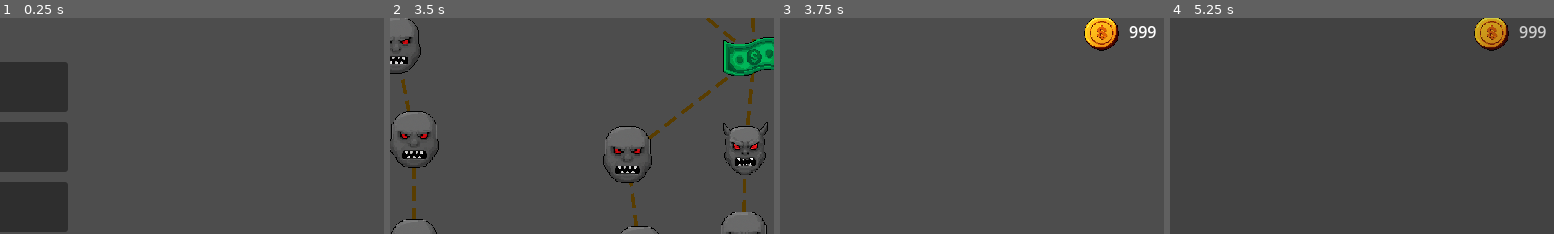
Above: before the commit, frames 1-4 (left to right).
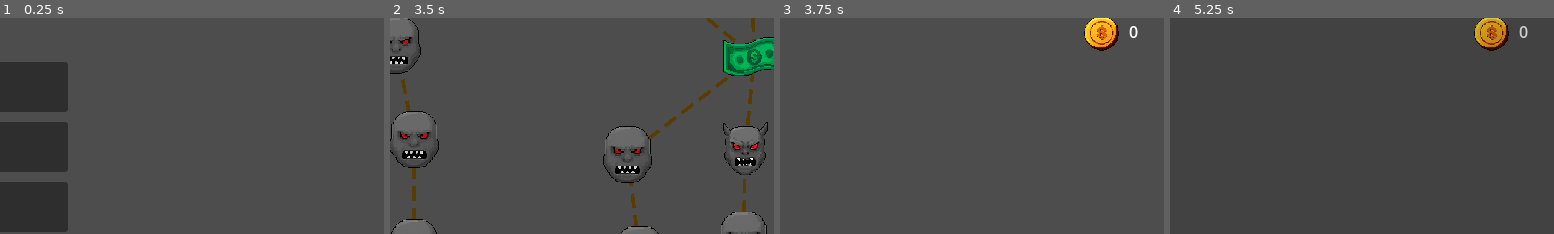
Above: after the commit, the same moments.

Repository: Frishkan/Reflex
Game: Godot game, scene res://scenes/start_screen.tscn
Same seed, same stepped clock (60 frames per second), same inputs: the game is played once before the commit and once after it. The engine's default icon, where the game draws it, is replaced by a stand-in: a white triangle on a blue panel in a dark square.
Inputs (mouse positions are % of the whole screen's width and height, from its top left):
- Up to frame 1 (0.25 s): no input
- Up to frame 2 (3.5 s): click "Start" at 0.5 s; click (12, 20) at 1.25 s; click (86, 81) at 2 s; move the mouse to (5, 78) at 2.77 s; hold A (a) from 2.78 s (still down); click (5, 78) at 2.92 s; tap D (d) at 3.05 s
- Up to frame 3 (3.75 s): tap Enter at 3.5 s; move the mouse to (19, 79) at 3.52 s; release A (a) at 3.53 s; tap D (d) at 3.6 s; click (19, 79) at 3.67 s
- Up to frame 4 (5.25 s): tap F (f) at 3.8 s; click (11, 68) at 4.25 s; click (7, 90) at 5 s
The pictures show only the part of the screen within x 48-98%, y 4-54%; the shares and areas given below are measured in that part.

Frames 1-2 are identical in both runs. In frame 3, 0.2% of the frame differs, in the area x 90-98%, y 3-10%; in frame 4, 0.2%.

Commit message:
Made rewards system and possibility of countinuing playing

Diff:
--- a/scenes/fight_scene.tscn
+++ b/scenes/fight_scene.tscn
@@ -48,3 +48,5 @@
 [node name="QTEs" type="Node2D" parent="."]
 position = Vector2(386, 122)
 script = ExtResource("3_jmeni")
+
+[connection signal="child_exiting_tree" from="Enemies" to="." method="_on_enemies_child_exiting_tree"]
--- a/scenes/hud.tscn
+++ b/scenes/hud.tscn
@@ -39,7 +39,7 @@
 offset_top = 7.0
 offset_right = 88.0
 offset_bottom = 30.0
-text = "999"
+text = "0"
 
 [node name="Exit" type="Button" parent="."]
 offset_left = 14.0
--- /dev/null
+++ b/scenes/reward_item.tscn
@@ -0,0 +1,23 @@
+[gd_scene load_steps=3 format=3 uid="uid://u50uw6x2x3k1"]
+
+[ext_resource type="Texture2D" uid="uid://dkhqunat0fsh" path="res://icon.svg" id="1_irqtw"]
+[ext_resource type="Script" path="res://scripts/reward_item.gd" id="1_r41sn"]
+
+[node name="RewardItem" type="Control"]
+layout_mode = 3
+anchors_preset = 15
+anchor_right = 1.0
+anchor_bottom = 1.0
+grow_horizontal = 2
+grow_vertical = 2
+script = ExtResource("1_r41sn")
+
+[node name="Button" type="Button" parent="."]
+layout_mode = 0
+offset_right = 360.0
+offset_bottom = 31.0
+text = "Banana"
+icon = ExtResource("1_irqtw")
+expand_icon = true
+
+[connection signal="pressed" from="Button" to="." method="_on_button_pressed"]
--- /dev/null
+++ b/scenes/rewards.tscn
@@ -0,0 +1,29 @@
+[gd_scene load_steps=2 format=3 uid="uid://6p4b4vbbihky"]
+
+[ext_resource type="Script" path="res://scripts/rewards.gd" id="1_a8upy"]
+
+[node name="Rewards" type="Node2D"]
+script = ExtResource("1_a8upy")
+
+[node name="Panel" type="Panel" parent="."]
+offset_left = -3.0
+offset_top = -4.0
+offset_right = 772.0
+offset_bottom = 446.0
+
+[node name="ContinueButton" type="Button" parent="."]
+offset_left = 643.0
+offset_top = 349.0
+offset_right = 722.0
+offset_bottom = 380.0
+text = "Continue"
+
+[node name="RewardContainer" type="Control" parent="."]
+layout_mode = 3
+anchors_preset = 0
+offset_left = 184.0
+offset_top = 38.0
+offset_right = 584.0
+offset_bottom = 538.0
+
+[connection signal="pressed" from="ContinueButton" to="." method="_on_continue_button_pressed"]
--- a/scripts/Singleton.gd
+++ b/scripts/Singleton.gd
@@ -3,3 +3,7 @@
 var hero_health : int
 
 var deck : Array
+
+var run_gold : int
+
+var run_exp : int
--- a/scripts/enemy_spawn.gd
+++ b/scripts/enemy_spawn.gd
@@ -2,16 +2,18 @@
 extends Node2D
 
 const ENEMY_ASSEMBLED = preload("res://scenes/enemy_assembled.tscn")
+const REWARDS = preload("res://scenes/rewards.tscn")
 @onready var enemies_node : Node2D = %Enemies
 
 @export var attacker_weight := 8.0
 @export var tank_weight := 2.5
 @export var buffer_weight := 2.0
 @export var debuffer_weight := 4.0
+var room_type : Room.Type
 
 
 const FUNCTIONS := {
-	Card.Name.KNIFE: ["knife", [2, 5, 300, 0, false, -1]], ## QTE type, [dmg per hit, max hits, speed, dmg penalty for each miss, hero recieving?, multiplier : damage(-); heal(+)]
+	Card.Name.KNIFE: ["knife", [20, 5, 300, 0, false, -1]], ## QTE type, [dmg per hit, max hits, speed, dmg penalty for each miss, hero recieving?, multiplier : damage(-); heal(+)]
 	Card.Name.SKILLFULL_BARRAGE: ["guitar_hero", [3, 10, 400, 2, false, -1]],
 }
 
@@ -45,6 +47,12 @@
 	for enems in enemy_count :
 		var enemy : Enemy.Type = roll_enemy_type()
 		enemies.append(enemy)
+
+	if room_type == 5 :
+		enemies[0] = Enemy.Type.ELITE1
+
+	if room_type == 6:
+		enemies[0] = Enemy.Type.BOSS1
 
 	return enemies
 
@@ -89,3 +97,12 @@
 		enemies_node.get_children()[enemies_node.get_children().size() - 1].change_health(result)
 	else :
 		Singleton.health += result
+
+
+
+func _on_enemies_child_exiting_tree(node: Node) -> void:
+	if enemies_node.get_child_count() == 1 :
+		print(enemies_node.get_child_count())
+		var rewards_scene = REWARDS.instantiate()
+		rewards_scene.start(room_type)
+		add_child(rewards_scene)
--- a/scripts/game.gd
+++ b/scripts/game.gd
@@ -12,6 +12,18 @@
 
 func go_to(type: Room.Type) :
 	print("went to ", type) ## match:
-	if type == Room.Type.MONSTER :
-		var room_instance = FIGHT_SCENE.instantiate() as FightScene
-		self.add_child(room_instance)
+	var room_instance : Node2D
+	match type :
+		Room.Type.MONSTER :
+			room_instance = FIGHT_SCENE.instantiate() as FightScene
+			room_instance.room_type = type
+
+		Room.Type.ELITE :
+			room_instance = FIGHT_SCENE.instantiate() as FightScene
+			room_instance.room_type = type
+
+		Room.Type.BOSS :
+			room_instance = FIGHT_SCENE.instantiate() as FightScene
+			room_instance.room_type = type
+
+	self.add_child(room_instance)
--- /dev/null
+++ b/scripts/reward_item.gd
@@ -0,0 +1,17 @@
+extends Control
+
+var gold := 0
+var exp := 0
+var card := false
+var item := Item
+
+
+
+func _on_button_pressed() -> void:
+	$"/root/Singleton".run_gold += gold
+	$"/root/Singleton".run_exp += exp
+	$"/root/game/hud/Gold/GoldNumber".text = str($"/root/Singleton".run_gold)
+	if card :
+		pass ## initialise card picking scene
+
+	queue_free()
--- /dev/null
+++ b/scripts/rewards.gd
@@ -0,0 +1,61 @@
+extends Node2D
+
+const REWARD_ITEM = preload("res://scenes/reward_item.tscn")
+
+var ICONS := [
+	[preload("res://textures/Coin.png"), " coins"],
+	[preload("res://icon.svg"), " exp"],
+	[preload("res://icon.svg"), "pick a card"]
+]
+
+var defeated_room = 0
+@export var offset = 40
+
+func start(room : Room.Type) :
+	defeated_room = room
+
+	var gold = REWARD_ITEM.instantiate()
+	gold.position = Vector2(20, 0 * offset)
+	gold.gold = randi_range(30, 200)
+	gold.get_child(0).icon = ICONS[0][0]
+	gold.get_child(0).text = str(gold.gold) + ICONS[0][1]
+	$RewardContainer.add_child(gold)
+
+	var exp = REWARD_ITEM.instantiate()
+	exp.position = Vector2(20, 1 * offset)
+	exp.exp = randi_range(10, 400)
+	exp.get_child(0).icon = ICONS[1][0]
+	exp.get_child(0).text = str(exp.exp) + ICONS[1][1]
+	$RewardContainer.add_child(exp)
+
+	var card = REWARD_ITEM.instantiate()
+	card.position = Vector2(20, 2 * offset)
+	card.card = true
+	card.get_child(0).icon = ICONS[2][0]
+	card.get_child(0).text = ICONS[2][1]
+	$RewardContainer.add_child(card)
+
+
+	if room ==  5 || room == 6: ## if elite defeated
+		var item = REWARD_ITEM.instantiate()
+		item.position = Vector2(20, 3 * offset)
+		## pick_random_item_from_pool()
+		## set_item_stats
+		$RewardContainers.add_child(item)
+
+
+func _on_continue_button_pressed() -> void:
+	if defeated_room == 6 :
+		$/root/game/map.generate_new_map()
+		$/root/game/map.unlock_floor(0)
+
+	$/root/game/map.show_map()
+	$/root/game/map.unlock_next_rooms()
+
+	$/root/game/hud.visible = false
+
+	for i in $/root/game/hud/Hand/Cards.get_child_count() : ## clears memory
+		$/root/game/hud/Hand/Cards.get_child(i).queue_free()
+
+	$/root/game/FightScene.queue_free()
+	queue_free()
